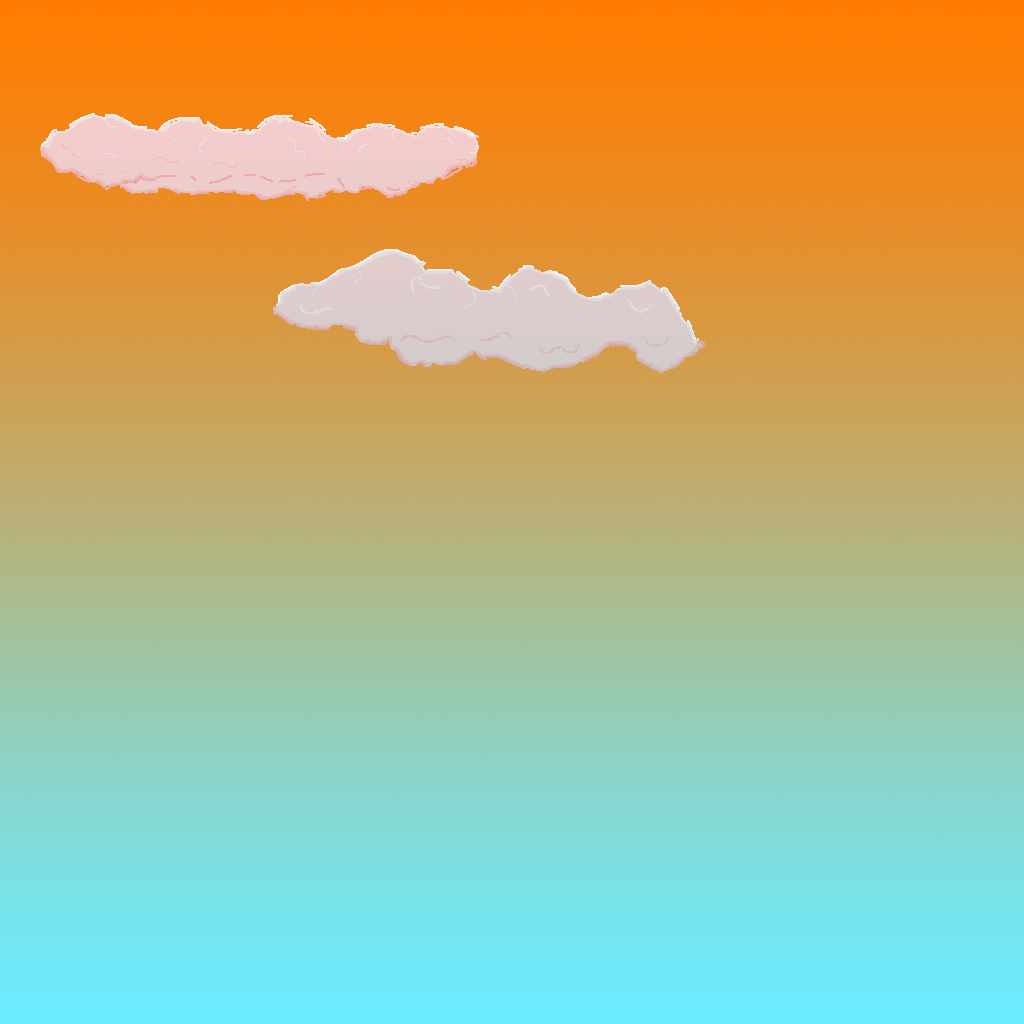
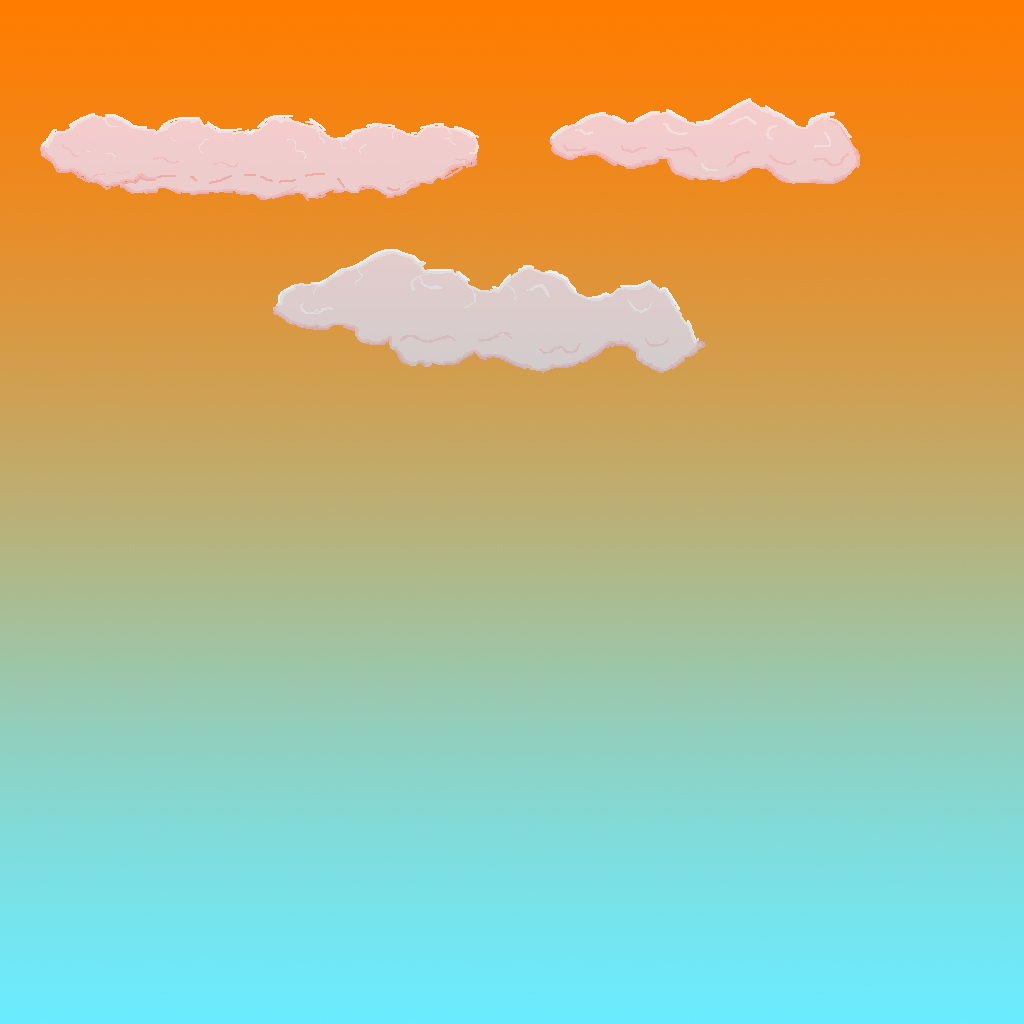
Comparing the layer stacks of the two 1024×1024 images. Changes:
added layer "Cloud 3" (lighten) in group "Clouds" over [550, 98, 860, 184]
renamed "Rectangle 1" to "BG Gradient", painted on it over [550, 98, 860, 184]
